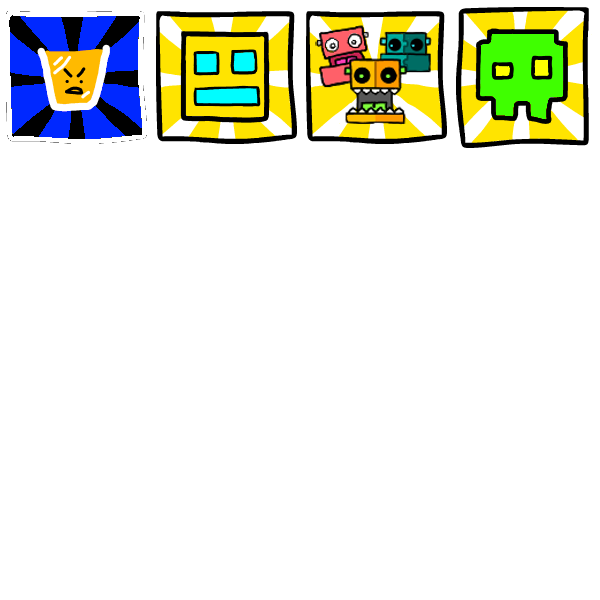
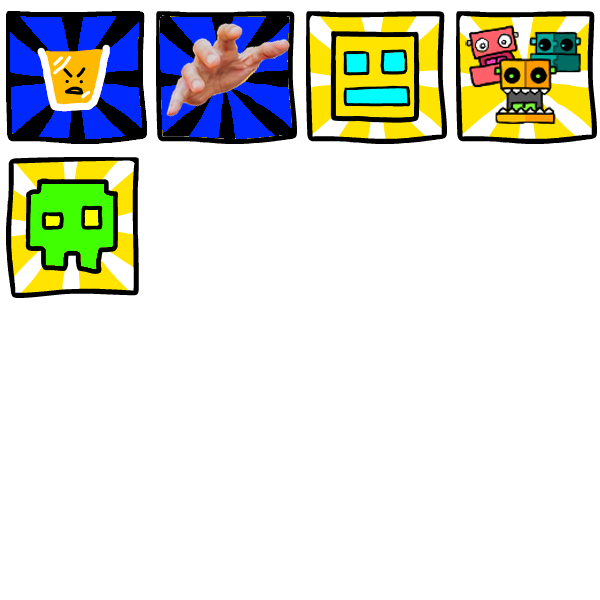
Two versions of the same layered image (600×600). Layer-by-layer changes:
renamed "pack 3" to "pack 3 (old)", painted on it over [6, 7, 597, 298]
painted on "pack 2" over [236, 7, 597, 148]
painted on "rage" over [6, 11, 192, 192]
added layer "gimme bg" above "pack 1" over [22, 11, 342, 192]
painted on "pack 1" over [86, 7, 556, 192]
